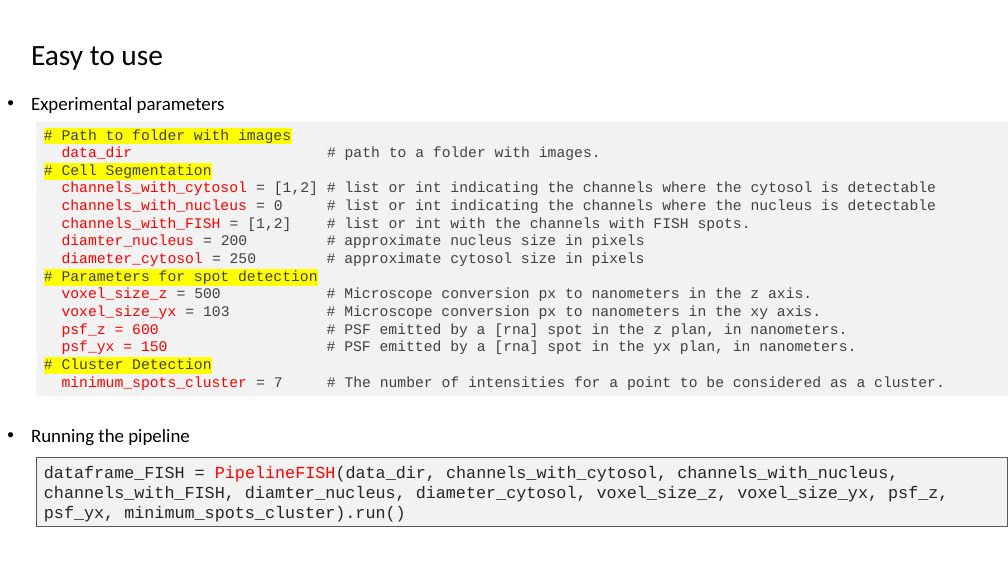
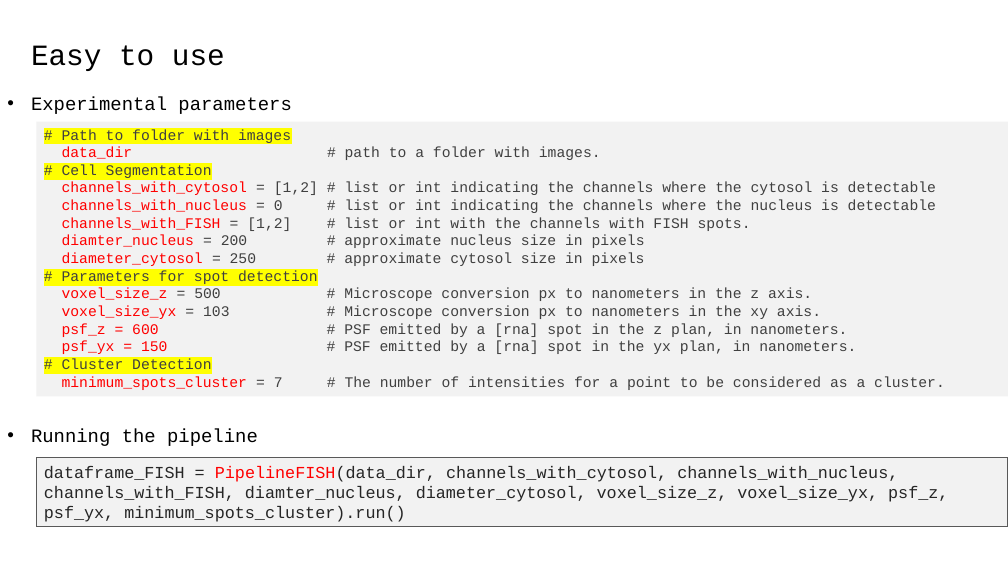
Before and after one commit to MunskyGroup/FISH_Processing, a slide deck: slide 4 of docs/module_presentation.pptx. Drawn at 1008x567 pixels with LibreOffice and Linux fonts; fonts in the diff are those of the drawing. Boxes give left, top, right and bottom in pixels: in the first picture for what was removed or moved away, otherwise in the second. Text is boxed around its words. In the diff, an @@ line names an element or a change of style, - is before the commit and + after.

```diff
--- a/docs/module_presentation.pptx
+++ b/docs/module_presentation.pptx
@@ font Calibri to Courier New in 3 elements at [31,97,291,114], [31,429,258,446], [31,45,225,71] @@
```
Also in this commit, not shown: 6 other slides changed, 2 other files.
